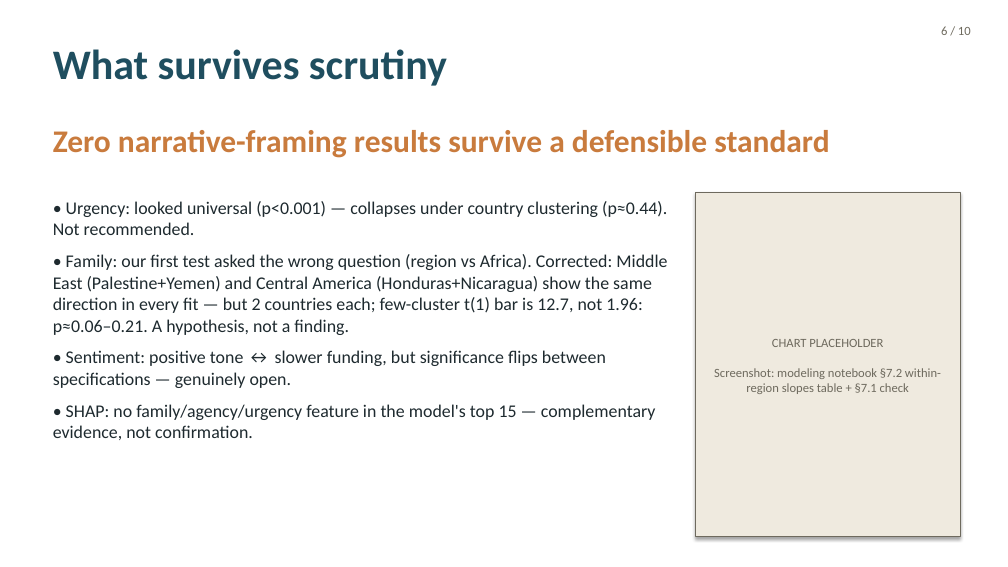
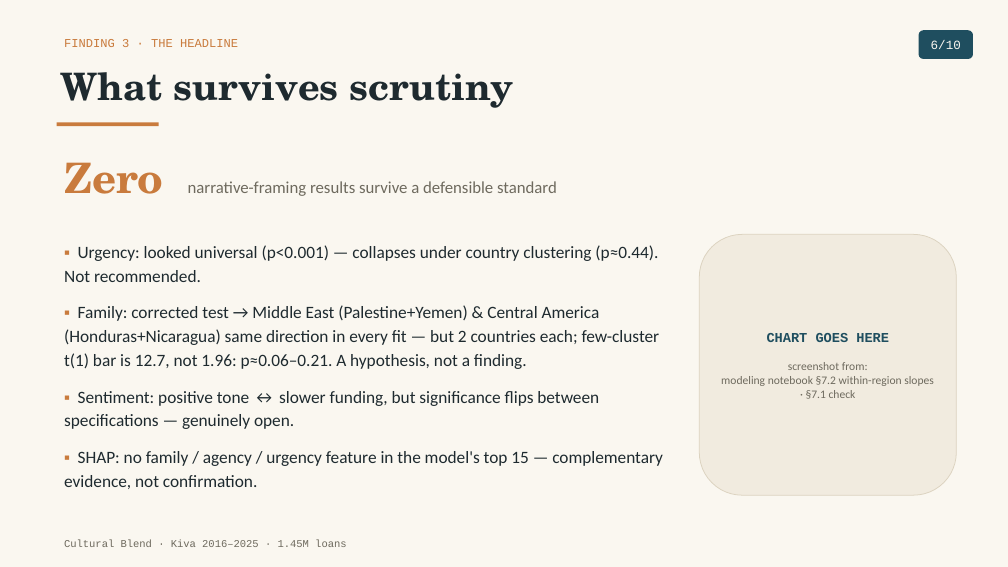
Before and after one commit to tuannm3812/unsw-ma-hackathon-2026, a slide deck: slide 6 of docs/presentation/slides_draft.pptx. Drawn at 1008x567 pixels with LibreOffice and Linux fonts; fonts in the diff are those of the drawing. Boxes give left, top, right and bottom in pixels: in the first picture for what was removed or moved away, otherwise in the second. Text is boxed around its words. In the diff, an @@ line names an element or a change of style, - is before the commit and + after.

```diff
--- a/docs/presentation/slides_draft.pptx
+++ b/docs/presentation/slides_draft.pptx
@@ background #FFFFFF to #FAF7F0 @@
@@ text "What survives scrutiny": place and size @@
-text "What survives scrutiny" at box(53, 49, 447, 86)
+text "What survives scrutiny" at box(60, 72, 514, 108)
@@ text "What survives scrutiny" at box(60, 72, 514, 108): size 40 to 36 pt, font Calibri to TeX Gyre Schola, text colour #1F4E5F to #1E2A2F @@
@@ text added at box(64, 39, 238, 47), 11.5 pt, text #C97B3D @@
+FINDING 3 · THE HEADLINE
@@ rounded rectangle "6/10": place and size @@
-rounded rectangle "6/10" at box(941, 26, 971, 35)
+rounded rectangle "6/10" at box(919, 30, 973, 59)
@@ rounded rectangle "6/10" at box(919, 30, 973, 59): vertical alignment top to middle; fill none to #1F4E5F @@
@@ text in rounded rectangle at box(931, 40, 961, 49): text changed; font Calibri to Courier New; text colour #6E6A5E to #FAF7F0 @@
-6 / 10
+6/10
@@ text "Zero narrative-framing results survive a ...": place and size @@
-text "Zero narrative-framing results survive a ..." at box(53, 130, 829, 158)
+text "Zero narrative-framing results survive a ..." at box(64, 162, 557, 196)
@@ text "Zero narrative-framing results survive a ..." at box(64, 162, 557, 196): size 30 to 40 pt, font Calibri to TeX Gyre Schola in "Zero"; size 30 to 16 pt, text colour #C97B3D to #6E6A5E, bold off @@
@@ rectangle added at box(57, 123, 159, 126), fill #C97B3D @@
@@ rounded rectangle "CHART GOES HERE": place and size @@
-rounded rectangle "CHART GOES HERE" at box(696, 193, 960, 537)
+rounded rectangle "CHART GOES HERE" at box(699, 234, 957, 495)
@@ rounded rectangle "CHART GOES HERE" at box(699, 234, 957, 495): rectangle to rounded rectangle; fill #EFEADF to #F1EBDF; outline #6E6A5E 0.75 pt to #DCD3C0 0.75 pt; shadow off @@
@@ text at box(64, 245, 663, 489): text changed; size 17 to 16.5 pt @@
-• Urgency: looked universal (p<0.001) — collapses under country clustering (p≈0.44). Not recommended.
-• Family: our first test asked the wrong question (region vs Africa). Corrected: Middle East (Palestine+Yemen) and Central America (Honduras+Nicaragua) show the same direction in every fit — but 2 countries each; few-cluster t(1) bar is 12.7, not 1.96: p≈0.06–0.21. A hypothesis, not a finding.
-• Sentiment: positive tone ↔ slower funding, but significance flips between specifications — genuinely open.
-• SHAP: no family/agency/urgency feature in the model's top 15 — complementary evidence, not confirmation.
+▪ Urgency: looked universal (p<0.001) — collapses under country clustering (p≈0.44). Not recommended.
+▪ Family: corrected test → Middle East (Palestine+Yemen) & Central America (Honduras+Nicaragua) same direction in every fit — but 2 countries each; few-cluster t(1) bar is 12.7, not 1.96: p≈0.06–0.21. A hypothesis, not a finding.
+▪ Sentiment: positive tone ↔ slower funding, but significance flips between specifications — genuinely open.
+▪ SHAP: no family / agency / urgency feature in the model's top 15 — complementary evidence, not confirmation.
@@ text in rounded rectangle at box(721, 333, 934, 399): text changed; size 12 to 11 pt @@
-CHART PLACEHOLDER
-Screenshot: modeling notebook §7.2 within-region slopes table + §7.1 check
+CHART GOES HERE
+screenshot from:
+modeling notebook §7.2 within-region slopes · §7.1 check
@@ text added at box(64, 539, 346, 547), 10 pt, text #6E6A5E @@
+Cultural Blend · Kiva 2016–2025 · 1.45M loans
```
Also in this commit, not shown: 9 other slides changed.
